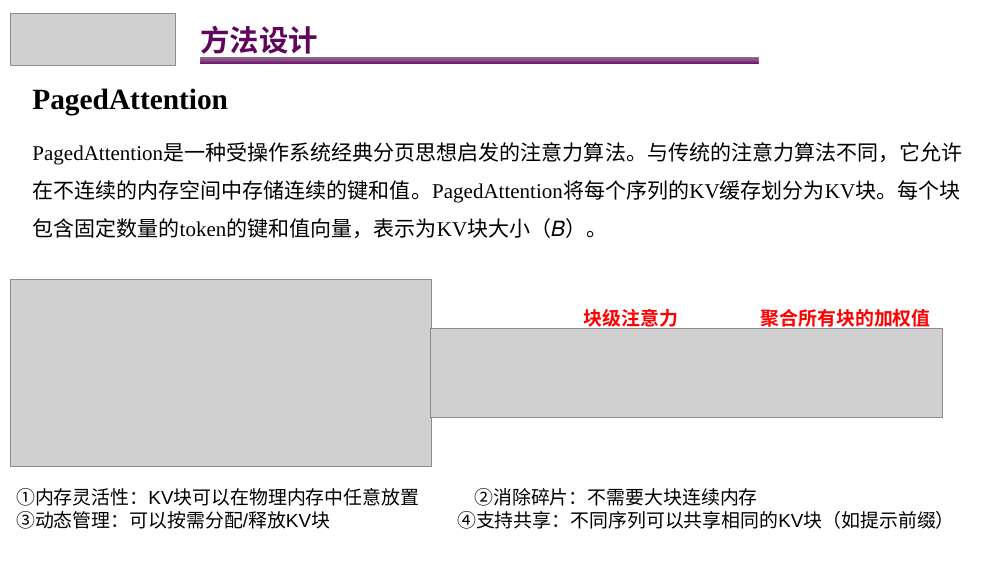
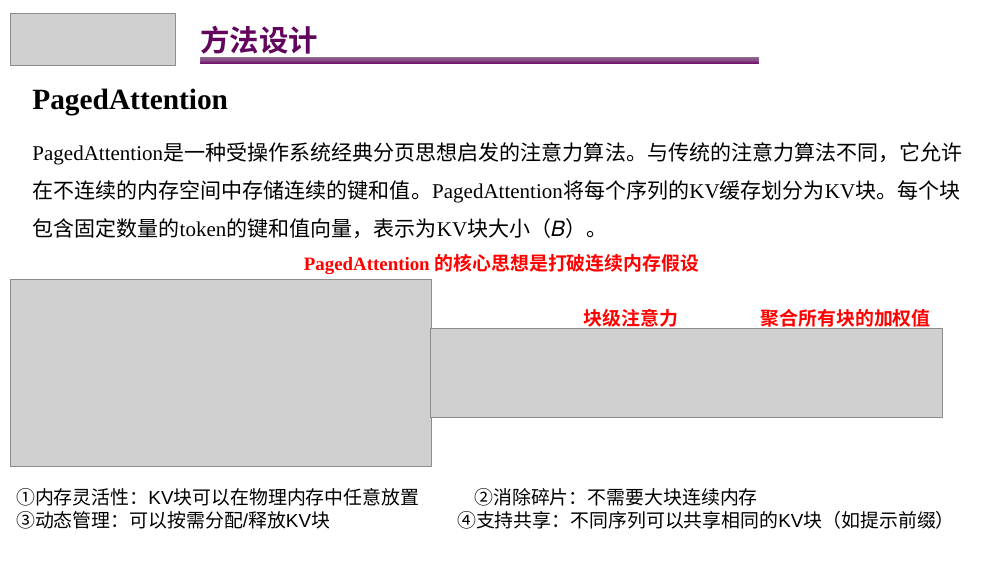
Before and after one commit to lingebeng/Paper-Reading, a slide deck: slide 6 of AI-Infra/vLLM/vllm-PageAttention.pptx. Drawn at 1008x567 pixels with LibreOffice and Linux fonts; fonts in the diff are those of the drawing; grey boxes stand for pictures. Boxes give left, top, right and bottom in pixels: in the first picture for what was removed or moved away, otherwise in the second. Text is boxed around its words. In the diff, an @@ line names an element or a change of style, - is before the commit and + after.

```diff
--- a/AI-Infra/vLLM/vllm-PageAttention.pptx
+++ b/AI-Infra/vLLM/vllm-PageAttention.pptx
@@ text at [304,254,700,274]: paragraph added @@
+PagedAttention 的核心思想是打破连续内存假设
```
Also in this commit, not shown: 4 other slides changed, 3 slides added.
